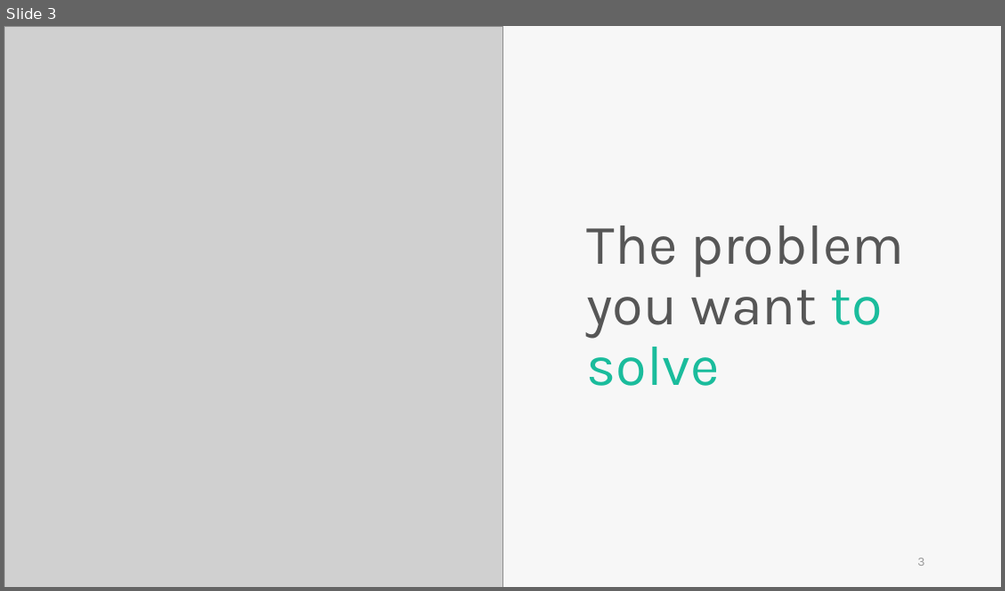
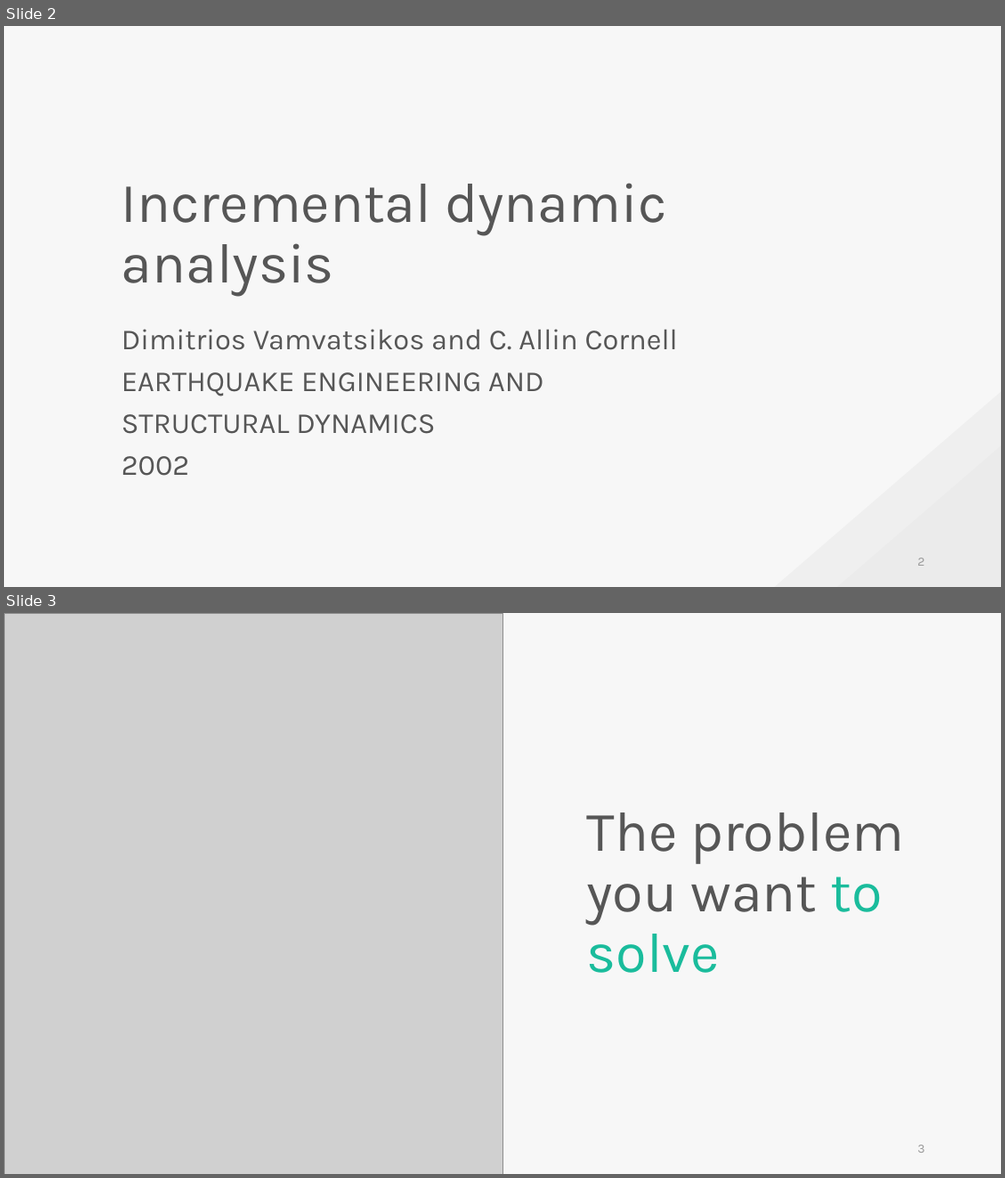
Before and after one commit to skyran1278/VbaProject, a slide deck: 20180126_SmartSplice/20180901_Meeting/KeyNote by Skyran 16_9.pptx. Shown one above the other, each under a label of ours: slide 3 before the commit, slides 2 and 3 after it. The pictures are 1005x591 and 1005x1178 pixels, drawn with LibreOffice and Linux fonts; fonts in the diff are those of the drawing; grey boxes stand for pictures. Boxes give left, top, right and bottom in pixels: in the first picture for what was removed or moved away, otherwise in the second. Text is boxed around its words. In the diff, an @@ line names an element or a change of style, - is before the commit and + after.

```diff
--- a/20180126_SmartSplice/20180901_Meeting/KeyNote by Skyran 16_9.pptx
+++ b/20180126_SmartSplice/20180901_Meeting/KeyNote by Skyran 16_9.pptx
@@ slide 2 added at (4, 26, 1001, 587), background #F7F7F7 @@
@@ text added at (121, 183, 666, 297), 54 pt, text #565656 @@
+Incremental dynamic analysis
@@ text added at (121, 329, 678, 475), 28 pt, text #565656 @@
+Dimitrios Vamvatsikos and C. Allin Cornell
+EARTHQUAKE ENGINEERING AND STRUCTURAL DYNAMICS
+2002
@@ triangle added at (774, 392, 1001, 587), fill #919191 at 7% opacity @@
@@ triangle added at (837, 445, 1001, 587), fill #919191 at 4% opacity @@
@@ page number added at (917, 557, 924, 565), 12 pt, text #9A9A9A @@
+2
```
Also in this commit, not shown: 3 slides changed, 3 other slides added, 2 slides removed, 3 other files.
